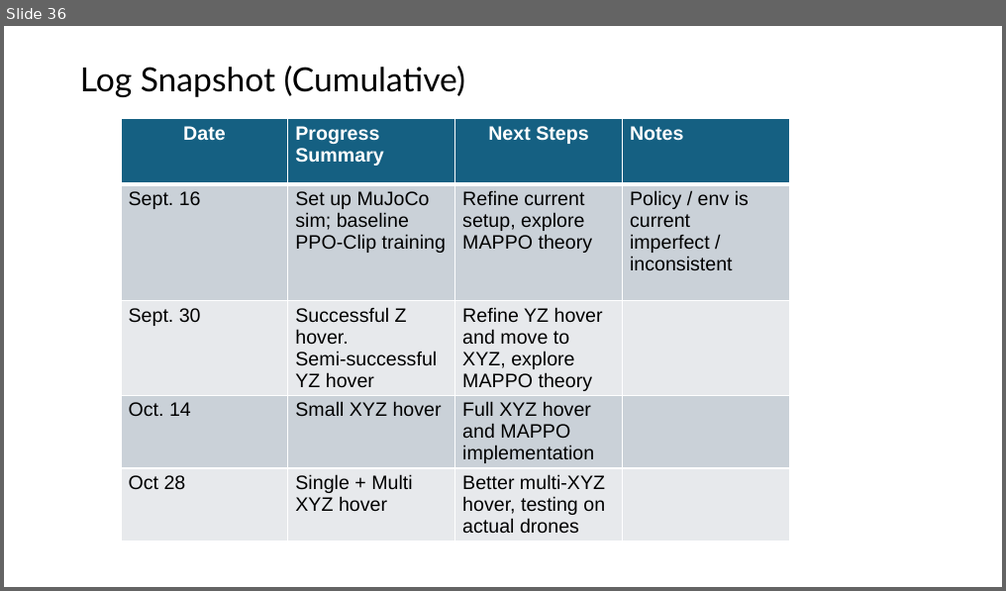
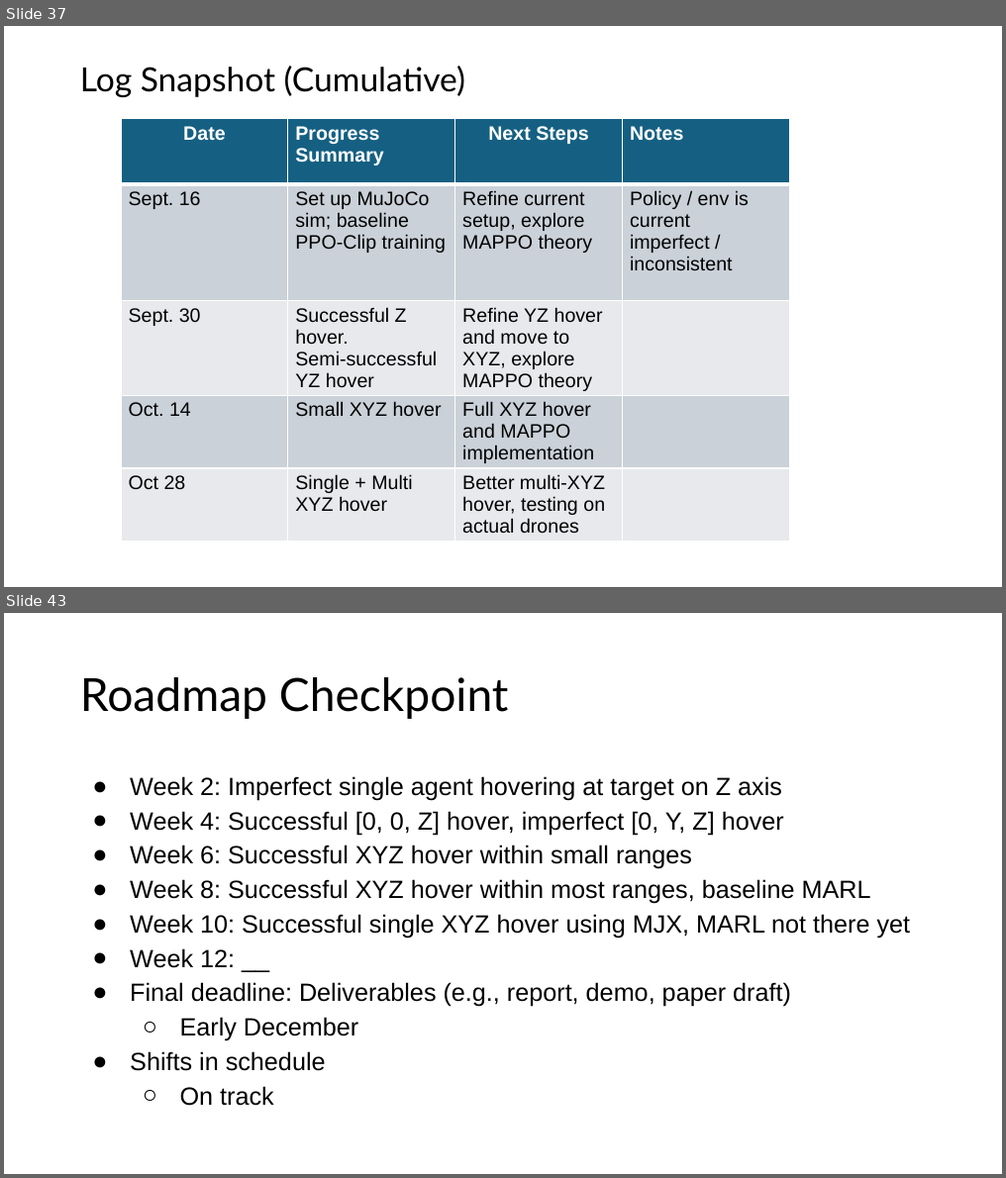
Before and after one commit to shazia-dewan/multi-agentCrazyflieLift, a slide deck: docs/MIRL LAB Honours Project Bi-Weekly Update.pptx. Shown one above the other, each under a label of ours: slide 36 before the commit, slides 37 and 43 after it; the slides between them are not shown. The pictures are 1006x591 and 1006x1178 pixels, drawn with LibreOffice and Linux fonts; fonts in the diff are those of the drawing. Boxes give left, top, right and bottom in pixels: in the first picture for what was removed or moved away, otherwise in the second. Text is boxed around its words. In the diff, an @@ line names an element or a change of style, - is before the commit and + after.

Commit message:
Notebook updates + slides for this week

```diff
--- a/docs/MIRL LAB Honours Project Bi-Weekly Update.pptx
+++ b/docs/MIRL LAB Honours Project Bi-Weekly Update.pptx
@@ slide 43 added at <box>4,613,1002,1174</box>, background #FFFFFF @@
@@ title added at <box>80,677,509,719</box>, 33 pt, text #000000 @@
+Roadmap Checkpoint
@@ text added at <box>130,776,911,1106</box>, 18 pt, text #000000 @@
+● Week 2: Imperfect single agent hovering at target on Z axis
+● Week 4: Successful [0, 0, Z] hover, imperfect [0, Y, Z] hover
+● Week 6: Successful XYZ hover within small ranges
+● Week 8: Successful XYZ hover within most ranges, baseline MARL
+● Week 10: Successful single XYZ hover using MJX, MARL not there yet
+● Week 12: __
+● Final deadline: Deliverables (e.g., report, demo, paper draft)
+  ○ Early December
+● Shifts in schedule
+  ○ On track
@@ what was slide 36 is now slide 37 @@
```
Also in this commit, not shown: 8 other slides added, 1 other file.
